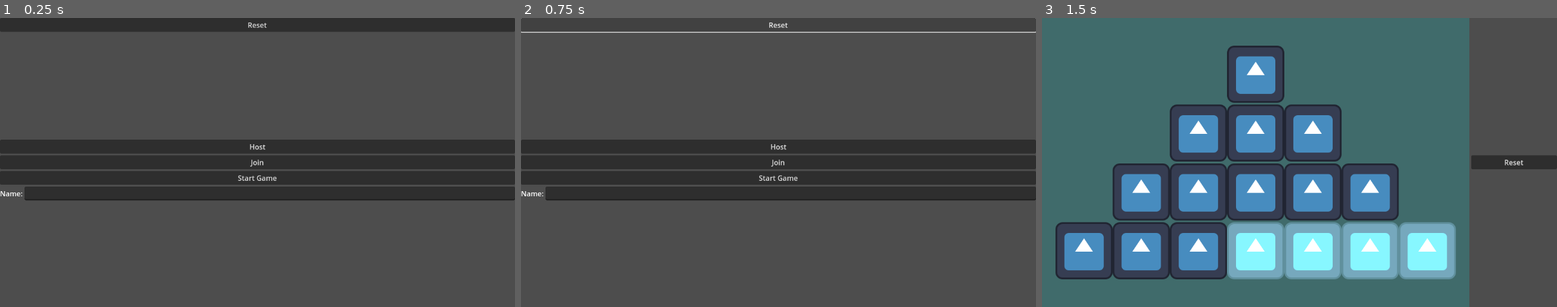
Above: before the commit, frames 1-3 (left to right).
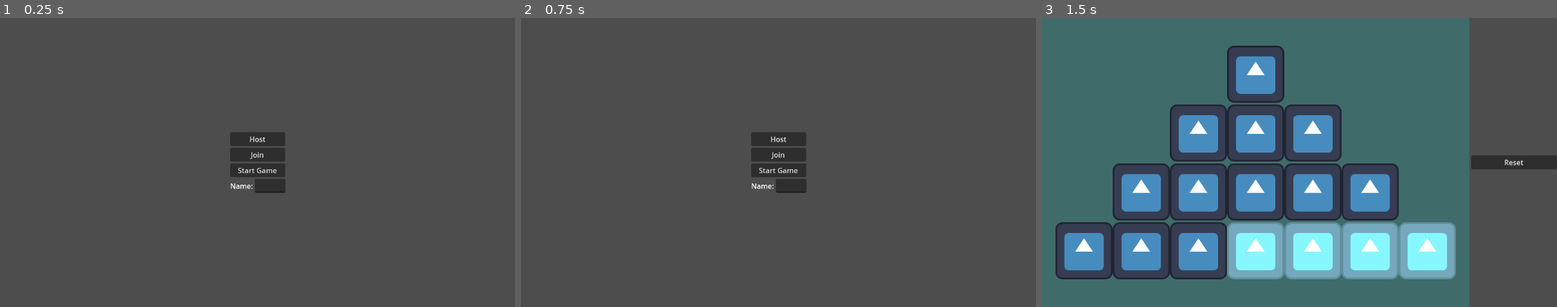
Above: after the commit, the same moments.

Repository: Samiser/nim
Game: Godot game, scene res://main.tscn
The game is run twice, just before and just after one commit, with the same random seed, the same clock (stepped at 60 frames per second) and the same inputs. The engine's default icon, where the game draws it, is replaced by a stand-in: a white triangle on a blue panel in a dark square.
Inputs (mouse positions are in pixels of both pictures, inside the frame that each line leads up to):
- Up to frame 1 (0.25 s): no input
- Up to frame 2 (0.75 s): click (778, 23) at 0.5 s, where only the run before the commit has a clickable "Reset"
- Up to frame 3 (1.5 s): click "Start Game" at 1.25 s

The runs differ from the first frame. In frame 1, 22% of the frame differs, in the area x 0-100%, y 0-64%; in frame 2, 18%; in frame 3, nothing differs.

Commit message:
change multiplayer menu layout

Diff:
--- a/main.tscn
+++ b/main.tscn
@@ -28,9 +28,5 @@
 size_flags_stretch_ratio = 0.19
 alignment = 1
 
-[node name="Button" type="Button" parent="HBoxContainer/VBoxContainer2"]
-layout_mode = 2
-text = "Reset"
-
 [node name="MultiplayerMenu" parent="HBoxContainer/VBoxContainer2" instance=ExtResource("2_0xm2m")]
 layout_mode = 2
--- a/multiplayer_menu.tscn
+++ b/multiplayer_menu.tscn
@@ -15,9 +15,15 @@
 
 [node name="VBoxContainer" type="VBoxContainer" parent="."]
 layout_mode = 1
-anchors_preset = 15
-anchor_right = 1.0
-anchor_bottom = 1.0
+anchors_preset = 8
+anchor_left = 0.5
+anchor_top = 0.5
+anchor_right = 0.5
+anchor_bottom = 0.5
+offset_left = -61.5
+offset_top = -68.0
+offset_right = 61.5
+offset_bottom = 68.0
 grow_horizontal = 2
 grow_vertical = 2
 alignment = 1
